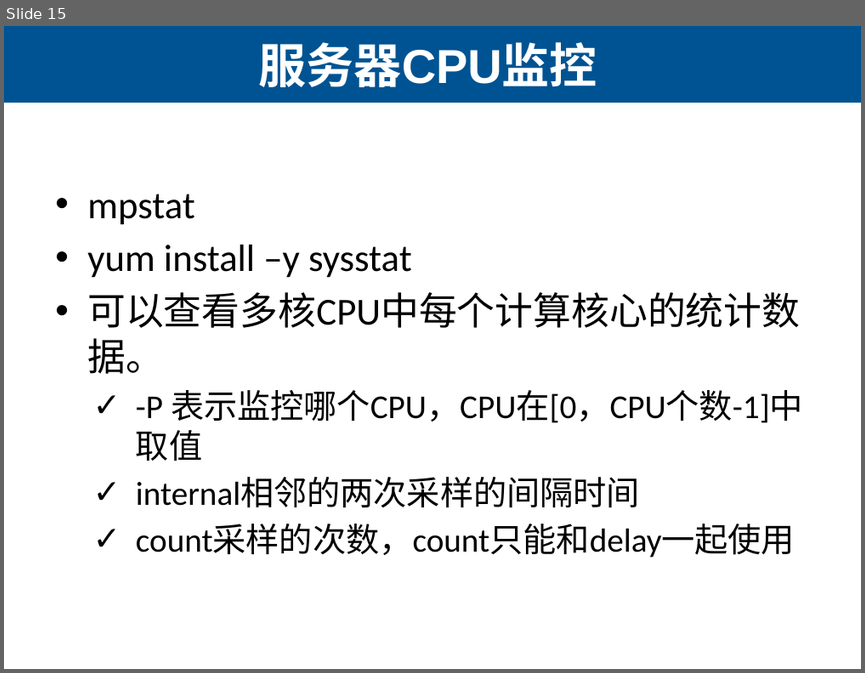
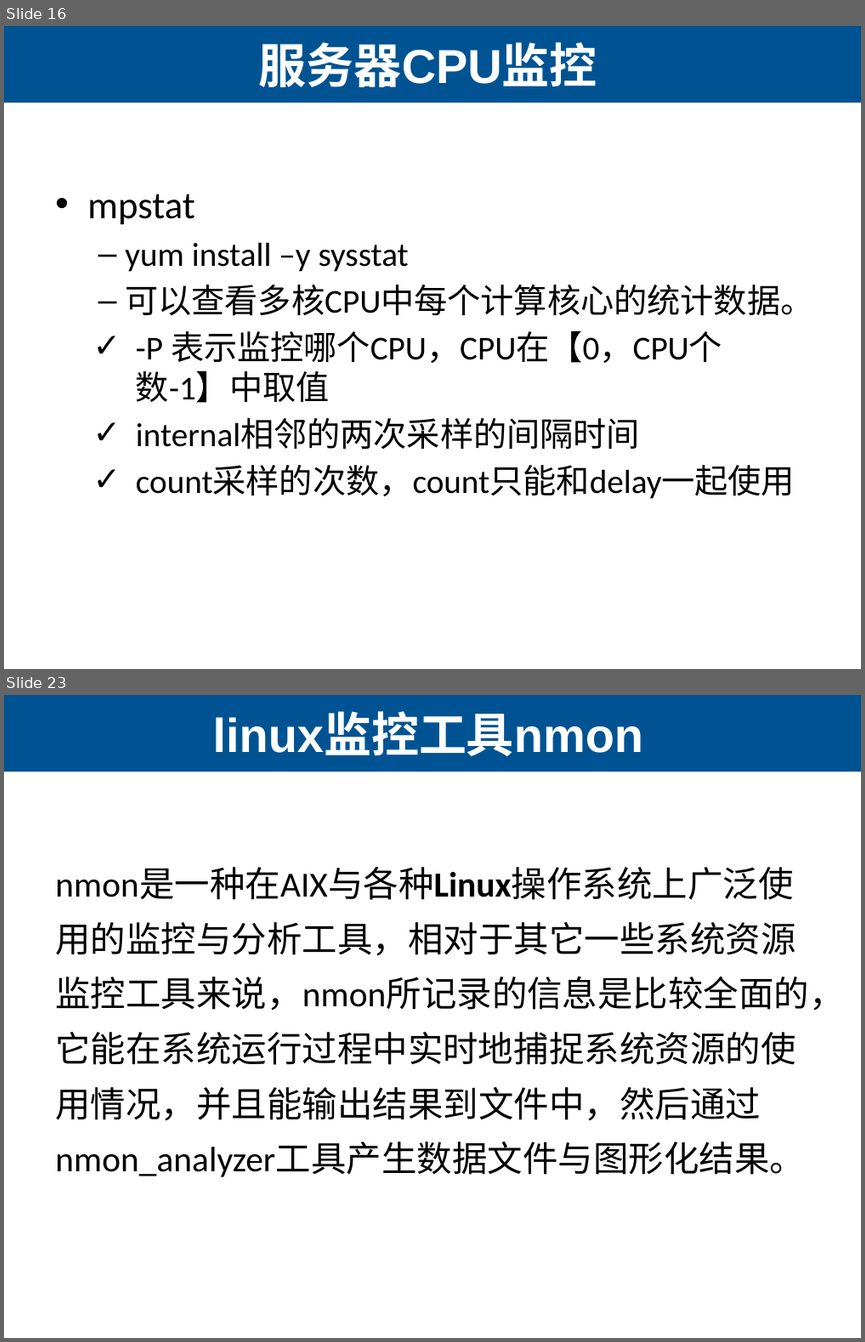
Before and after one commit to lihuanzhen/load-testing, a slide deck: 26 Linux服务器监控.pptx. Shown one above the other, each under a label of ours: slide 15 before the commit, slides 16 and 23 after it; the slides between them are not shown. The pictures are 865x673 and 865x1342 pixels, drawn with LibreOffice and Linux fonts; fonts in the diff are those of the drawing. Boxes give left, top, right and bottom in pixels: in the first picture for what was removed or moved away, otherwise in the second. Text is boxed around its words. In the diff, an @@ line names an element or a change of style, - is before the commit and + after.

Commit message:
数据库

```diff
--- a/26 Linux服务器监控.pptx
+++ b/26 Linux服务器监控.pptx
@@ slide 23 added at <box>4,695,861,1338</box>, background #CCE8CF; not listed: 1 template element that a slide beside it also shows @@
@@ title added at <box>213,715,644,756</box>, 40 pt, text #CCE8CF, bold @@
+linux监控工具nmon
@@ text added at <box>55,922,844,1177</box>, 29.6 pt, text #000000 @@
+nmon是一种在AIX与各种Linux操作系统上广泛使用的监控与分析工具，相对于其它一些系统资源监控工具来说，nmon所记录的信息是比较全面的，它能在系统运行过程中实时地捕捉系统资源的使用情况，并且能输出结果到文件中，然后通过nmon_analyzer工具产生数据文件与图形化结果。
@@ what was slide 15 is now slide 16 @@
@@ slide 16 changed as well @@
@@ background #FFFFFF to #CCE8CF @@
@@ text at <box>125,242,813,316</box>: size 32 to 28 pt in "yum install –y sysstat", "可以查看多核CPU中每个计算核心的统计数据。"; bullet • to –; list level 1 to 2 in "yum install –y sysstat"; list level 1 to 2 in "可以查看多核CPU中每个计算核心的统计数据。" @@
@@ text at <box>136,330,722,403</box>: text changed @@
-  ✓ -P 表示监控哪个CPU，CPU在[0，CPU个数-1]中取值
+  ✓ -P 表示监控哪个CPU，CPU在【0，CPU个数-1】中取值
```
Also in this commit, not shown: 14 other slides changed, 18 other slides added, 3 other files.
